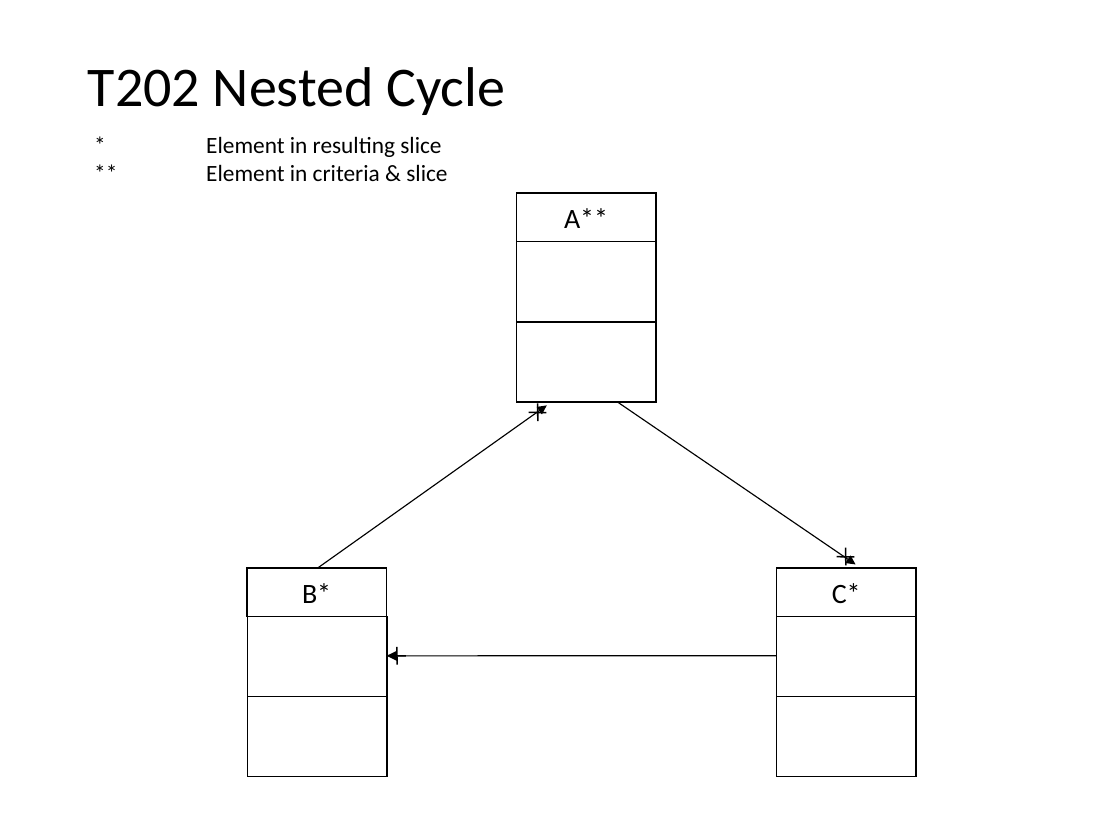
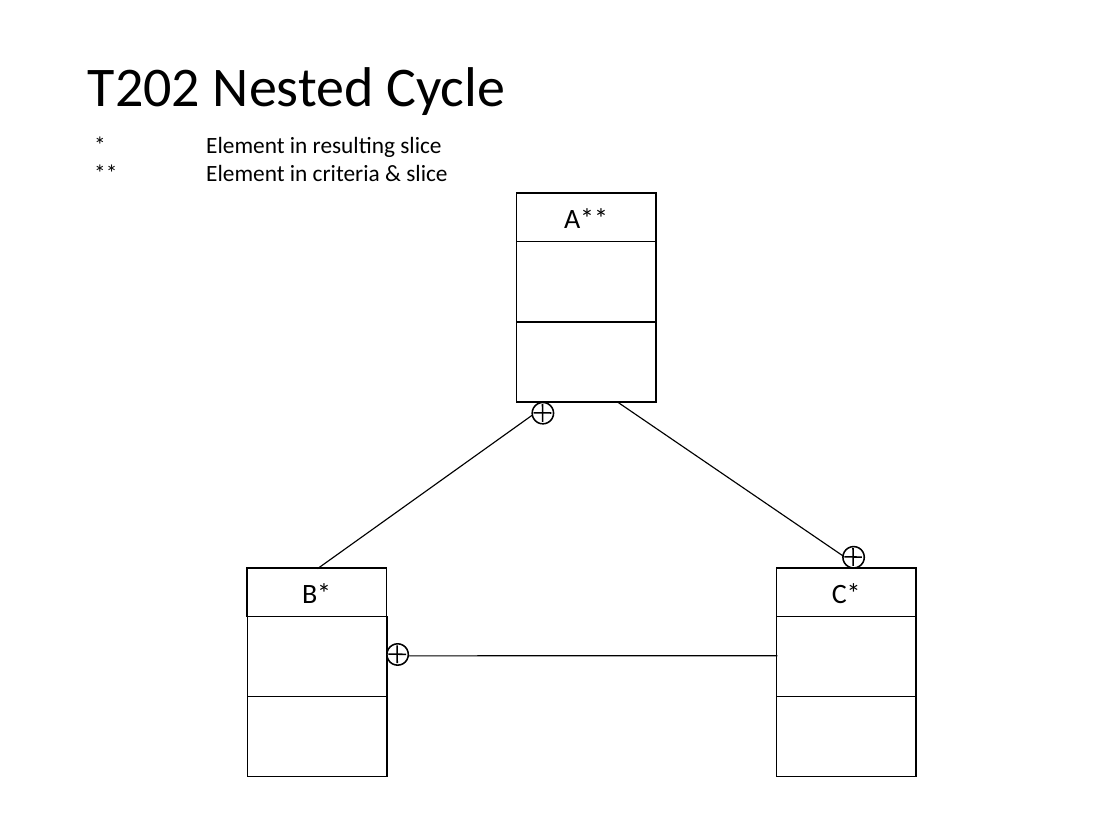
Before and after one commit to nlsfung/MMINT_Examples, a slide deck: slide 24 of CDSliceTestSuite/TestSuite.ppt. Drawn at 1120x840 pixels with LibreOffice and Linux fonts; fonts in the diff are those of the drawing. Boxes give left, top, right and bottom in pixels: in the first picture for what was removed or moved away, otherwise in the second. Text is boxed around its words. In the diff, an @@ line names an element or a change of style, - is before the commit and + after.

```diff
--- a/CDSliceTestSuite/TestSuite.ppt
+++ b/CDSliceTestSuite/TestSuite.ppt
@@ ellipse added at (x1=532, y1=402, x2=553, y2=423), fill #FFFFFF, outline #000000 0.99 pt @@
@@ 4 lines moved together from (x1=529, y1=403, x2=855, y2=566) to (x1=533, y1=404, x2=862, y2=566) @@
@@ ellipse added at (x1=843, y1=547, x2=865, y2=568), fill #FFFFFF, outline #000000 0.99 pt @@
@@ ellipse added at (x1=386, y1=644, x2=408, y2=665), fill #FFFFFF, outline #000000 0.99 pt @@
```
Also in this commit, not shown: 14 other slides changed, 2 other files.
